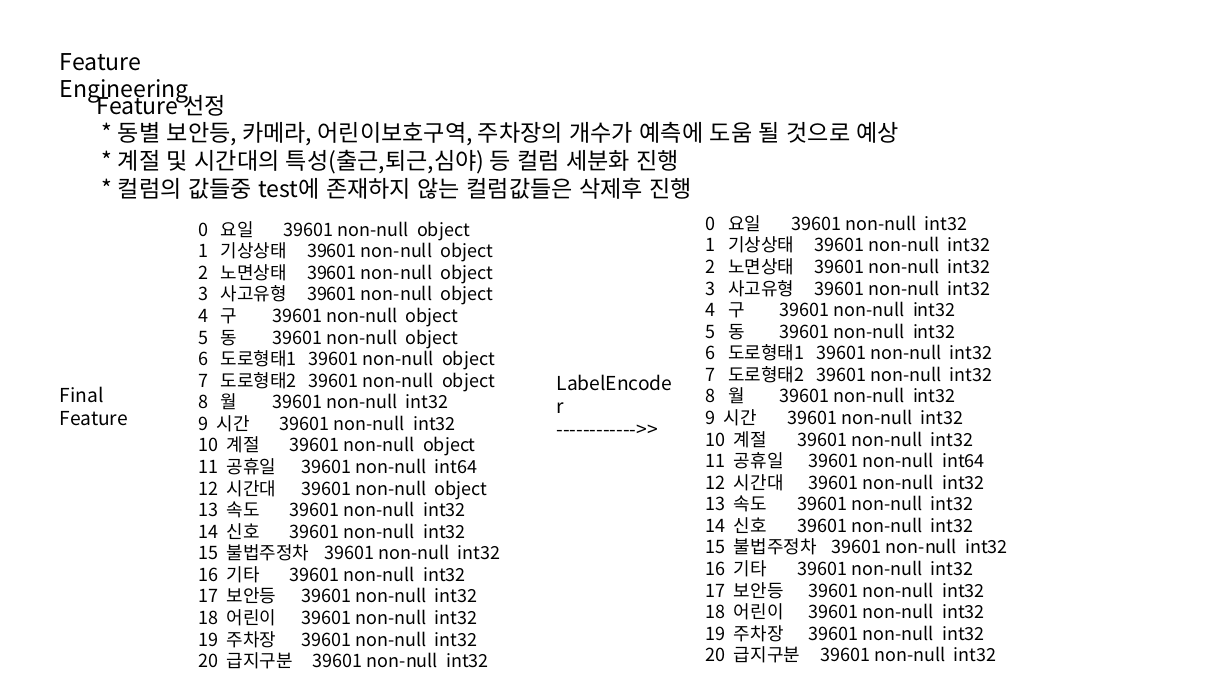
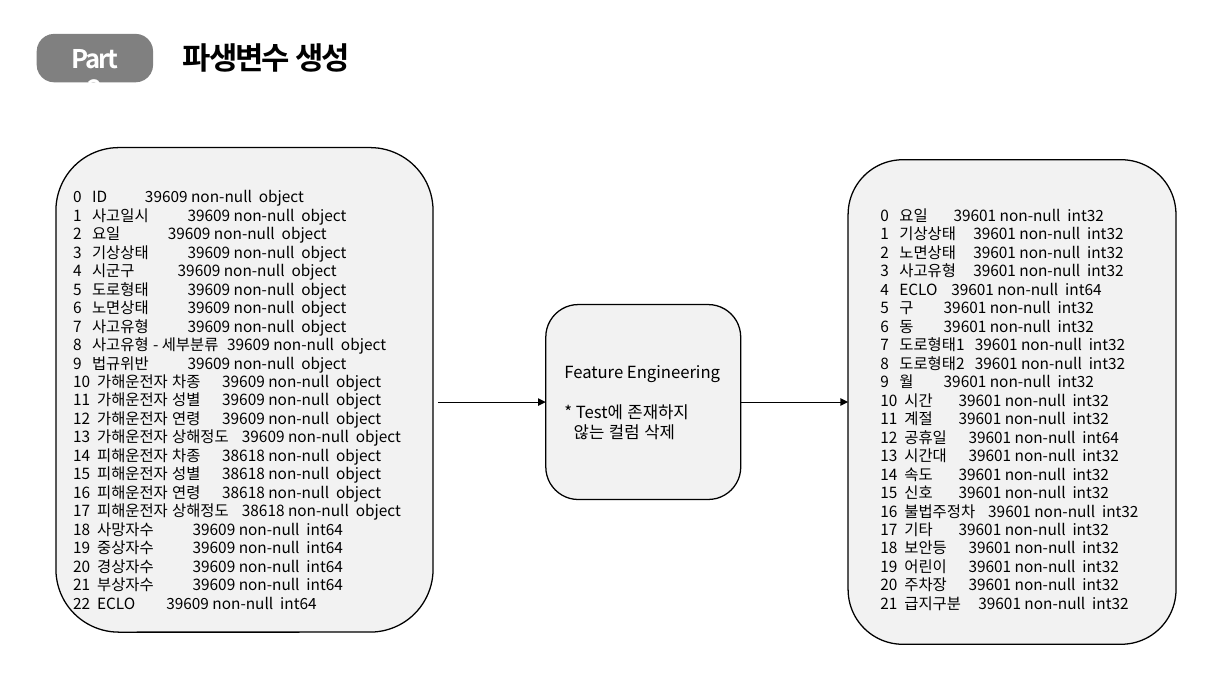
Before and after one commit to vvvjh112/DACON_Practice, a slide deck: slide 13 of Daegu/보고서/대구교통사고 예측.pptx (slide 9 before the commit). Drawn at 1232x693 pixels with LibreOffice and Linux fonts; fonts in the diff are those of the drawing. Boxes give left, top, right and bottom in pixels: in the first picture for what was removed or moved away, otherwise in the second. Text is boxed around its words. In the diff, an @@ line names an element or a change of style, - is before the commit and + after.

```diff
--- a/Daegu/보고서/대구교통사고 예측.pptx
+++ b/Daegu/보고서/대구교통사고 예측.pptx
@@ rounded rectangle added at (x1=37, y1=34, x2=153, y2=82), fill #808080 @@
@@ text removed at (x1=60, y1=53, x2=189, y2=103) @@
-Feature Engineering
@@ text added at (x1=71, y1=49, x2=119, y2=83), 20 pt, text #FFFFFF, bold @@
+Part 2
@@ text added at (x1=183, y1=43, x2=350, y2=72), 24 pt, text #000000, bold @@
+파생변수 생성
@@ text removed at (x1=97, y1=90, x2=900, y2=199) @@
-Feature 선정
-* 동별 보안등, 카메라, 어린이보호구역, 주차장의 개수가 예측에 도움 될 것으로 예상
-* 계절 및 시간대의 특성(출근,퇴근,심야) 등 컬럼 세분화 진행
-* 컬럼의 값들중 test에 존재하지 않는 컬럼값들은 삭제후 진행
@@ rounded rectangle added at (x1=56, y1=148, x2=433, y2=632), fill #F2F2F2, outline #000000 1 pt @@
@@ rounded rectangle added at (x1=848, y1=160, x2=1177, y2=644), fill #F2F2F2, outline #000000 1 pt @@
@@ text added at (x1=73, y1=189, x2=401, y2=613), 12 pt, text #000000 @@
+0 ID 39609 non-null object
+1 사고일시 39609 non-null object
+2 요일 39609 non-null object
+3 기상상태 39609 non-null object
+4 시군구 39609 non-null object
+5 도로형태 39609 non-null object
+6 노면상태 39609 non-null object
+7 사고유형 39609 non-null object
+8 사고유형 - 세부분류 39609 non-null object
+9 법규위반 39609 non-null object
+10 가해운전자 차종 39609 non-null object
+11 가해운전자 성별 39609 non-null object
+12 가해운전자 연령 39609 non-null object
+13 가해운전자 상해정도 39609 non-null object
+14 피해운전자 차종 38618 non-null object
+15 피해운전자 성별 38618 non-null object
+16 피해운전자 연령 38618 non-null object
+17 피해운전자 상해정도 38618 non-null object
+18 사망자수 39609 non-null int64
+19 중상자수 39609 non-null int64
+20 경상자수 39609 non-null int64
+21 부상자수 39609 non-null int64
+22 ECLO 39609 non-null int64
@@ text "0 요일 39601 non-null int32" moved from (x1=706, y1=215, x2=1008, y2=663) to (x1=880, y1=208, x2=1138, y2=611) @@
@@ text at (x1=880, y1=208, x2=1123, y2=277): size 14 to 12 pt in "0 요일 39601 non-null int32", "1 기상상태 39601 non-null int32", "2 노면상태 39601 non-null int32", "3 사고유형 39601 non-null int32" @@
@@ text removed at (x1=198, y1=221, x2=501, y2=669) @@
-0 요일 39601 non-null object
-1 기상상태 39601 non-null object
-2 노면상태 39601 non-null object
-3 사고유형 39601 non-null object
-4 구 39601 non-null object
-5 동 39601 non-null object
-6 도로형태1 39601 non-null object
-7 도로형태2 39601 non-null object
-8 월 39601 non-null int32
-9 시간 39601 non-null int32
-10 계절 39601 non-null object
-11 공휴일 39601 non-null int64
-12 시간대 39601 non-null object
-13 속도 39601 non-null int32
-14 신호 39601 non-null int32
-15 불법주정차 39601 non-null int32
-16 기타 39601 non-null int32
-17 보안등 39601 non-null int32
-18 어린이 39601 non-null int32
-19 주차장 39601 non-null int32
-20 급지구분 39601 non-null int32
@@ text at (x1=880, y1=282, x2=1138, y2=611): text changed; size 14 to 12 pt @@
-4 구 39601 non-null int32
-5 동 39601 non-null int32
-6 도로형태1 39601 non-null int32
-7 도로형태2 39601 non-null int32
-8 월 39601 non-null int32
-9 시간 39601 non-null int32
-10 계절 39601 non-null int32
-11 공휴일 39601 non-null int64
-12 시간대 39601 non-null int32
-13 속도 39601 non-null int32
-14 신호 39601 non-null int32
-15 불법주정차 39601 non-null int32
-16 기타 39601 non-null int32
-17 보안등 39601 non-null int32
-18 어린이 39601 non-null int32
-19 주차장 39601 non-null int32
-20 급지구분 39601 non-null int32
+4 ECLO 39601 non-null int64
+5 구 39601 non-null int32
+6 동 39601 non-null int32
+7 도로형태1 39601 non-null int32
+8 도로형태2 39601 non-null int32
+9 월 39601 non-null int32
+10 시간 39601 non-null int32
+11 계절 39601 non-null int32
+12 공휴일 39601 non-null int64
+13 시간대 39601 non-null int32
+14 속도 39601 non-null int32
+15 신호 39601 non-null int32
+16 불법주정차 39601 non-null int32
+17 기타 39601 non-null int32
+18 보안등 39601 non-null int32
+19 어린이 39601 non-null int32
+20 주차장 39601 non-null int32
+21 급지구분 39601 non-null int32
@@ rounded rectangle added at (x1=546, y1=305, x2=741, y2=500), fill #F2F2F2, outline #000000 1 pt, 13 pt, text #000000 @@
+Feature Engineering
+* Test에 존재하지
+않는 컬럼 삭제
@@ text removed at (x1=60, y1=386, x2=128, y2=426) @@
-Final Feature
@@ text removed at (x1=548, y1=367, x2=689, y2=423) @@
-LabelEncoder
------------->>
@@ arrow added from (438, 402) to (546, 402), #000000 0.5 pt @@
@@ arrow added from (741, 402) to (848, 402), #000000 0.5 pt @@
```
Also in this commit, not shown: 4 other slides changed, 11 slides added, 6 slides removed, 2 other files.
